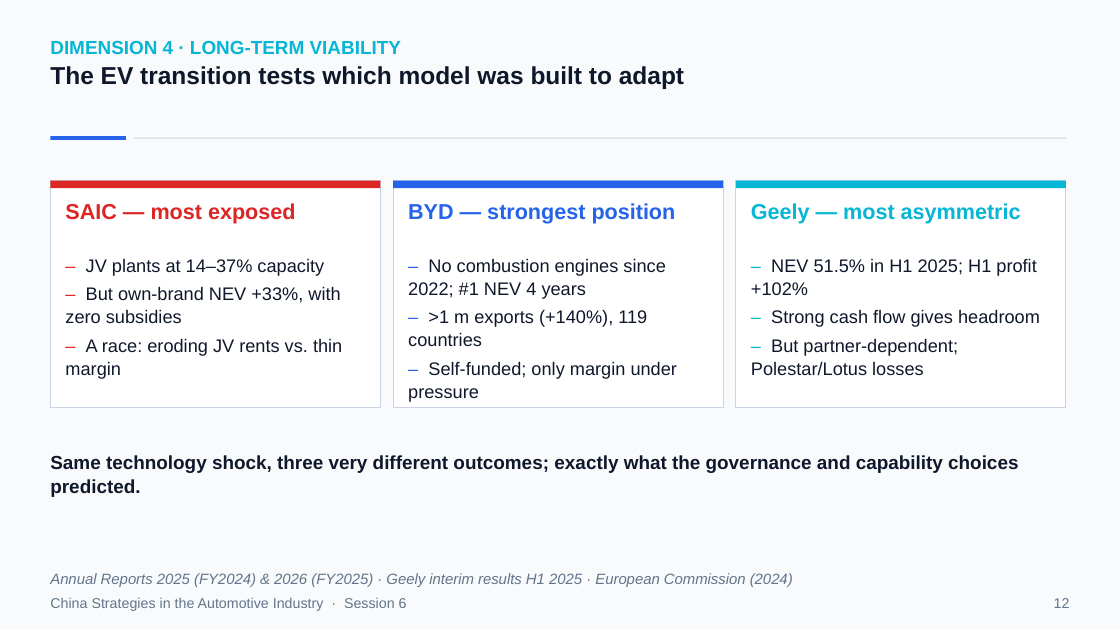
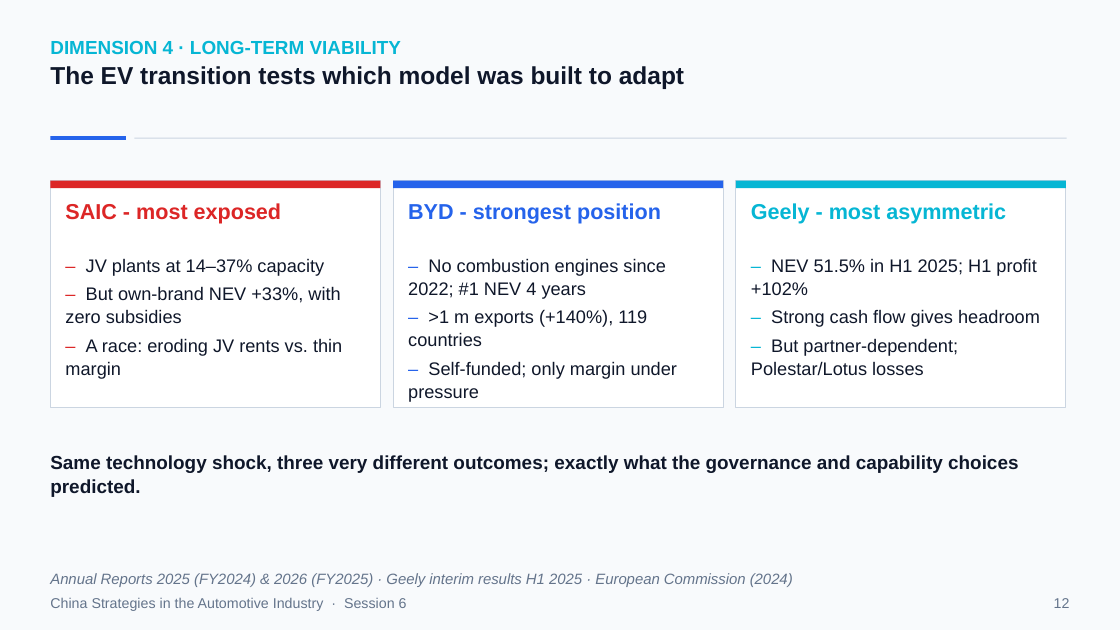
Before and after one commit to mickeymousehacker/CHINA-seminar-paper, a slide deck: slide 12 of research/presentation/China-Strategies-Presentation-FINAL.pptx. Drawn at 1120x630 pixels with LibreOffice and Linux fonts; fonts in the diff are those of the drawing. Boxes give left, top, right and bottom in pixels: in the first picture for what was removed or moved away, otherwise in the second. Text is boxed around its words. In the diff, an @@ line names an element or a change of style, - is before the commit and + after.

Commit message:
add presentation speech script + cue cards, refine debate argument, sync final deck
- add research/wiki/saic-motor/Doc/praesentation-sprechtext-julia.md(.docx):
  slide-by-slide English delivery script + German/English cue cards for
  Julia's portion of the team presentation (slides 6-16), timed and
  rebalanced across shared vs. solo slides to hit the ~13 min/person target
- replace ZF Friedrichshafen example in the debate CON speech with a
  standalone-value framing and reframe the Opel/PSA argument as a
  fire-sale discount (Shleifer & Vishny 1992; Andrade et al. 2001),
  moving the "alternatives exist" argument to the DaimlerChrysler teammate
- add Aylin's BMW-Rover opposition brief for cross-referencing team arguments
- sync final presentation deck with manual edits

```diff
--- a/research/presentation/China-Strategies-Presentation-FINAL.pptx
+++ b/research/presentation/China-Strategies-Presentation-FINAL.pptx
@@ text at bbox=[65, 203, 282, 224]: text changed; size 18.6 to 18.5 pt @@
-SAIC — most exposed
+SAIC - most exposed
@@ text at bbox=[408, 203, 661, 224]: text changed; size 18.6 to 18.5 pt @@
-BYD — strongest position
+BYD - strongest position
@@ text at bbox=[751, 203, 1006, 224]: text changed; size 18.6 to 18.5 pt @@
-Geely — most asymmetric
+Geely - most asymmetric
```
Also in this commit, not shown: 10 other slides changed, 8 other files.
